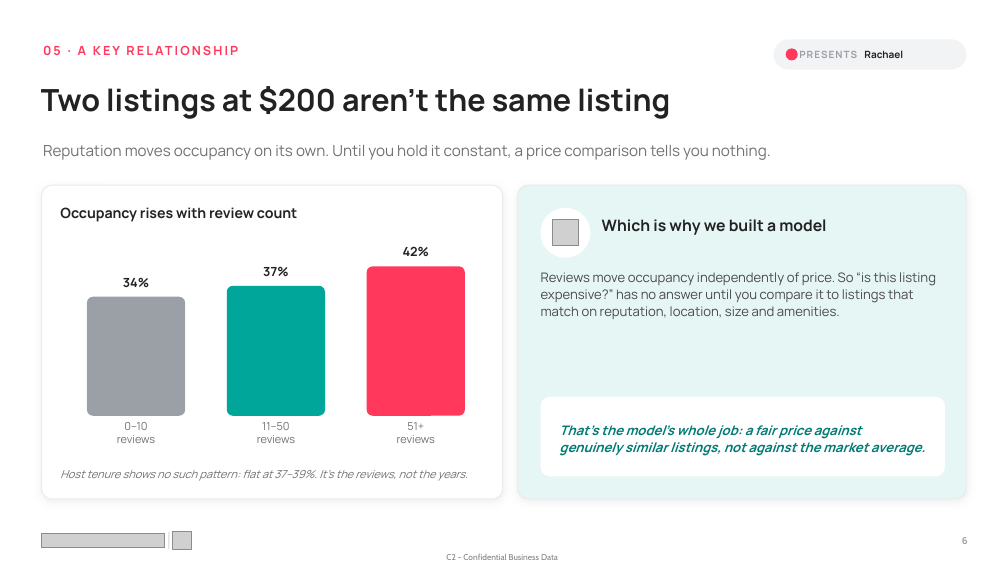
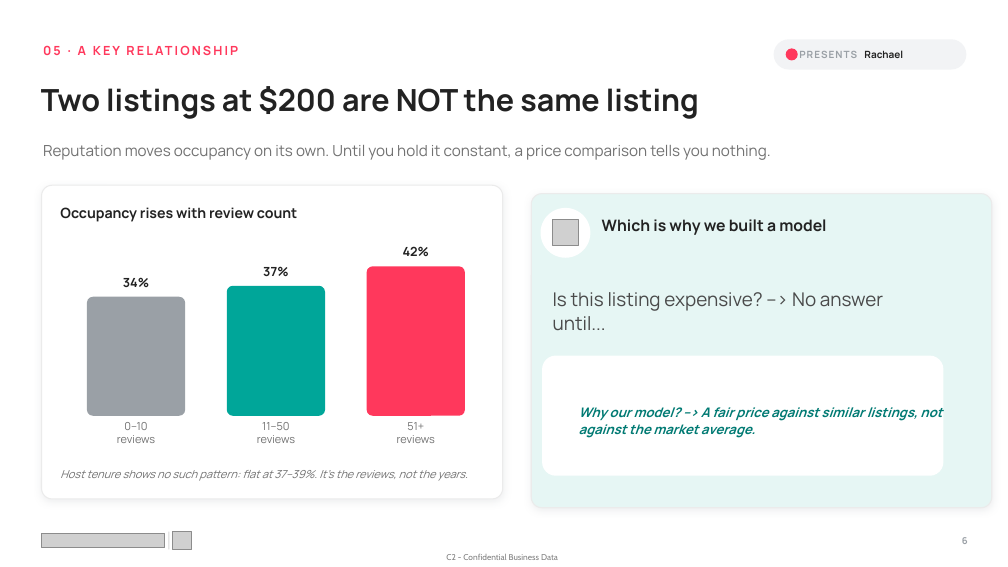
Before and after one commit to mkdn007/Cornell-Airbnb-Capstone, a slide deck: slide 6 of Airbnb Pricing Deck.pptx. Drawn at 1008x567 pixels with LibreOffice and Linux fonts; fonts in the diff are those of the drawing; grey boxes stand for pictures. Boxes give left, top, right and bottom in pixels: in the first picture for what was removed or moved away, otherwise in the second. Text is boxed around its words. In the diff, an @@ line names an element or a change of style, - is before the commit and + after.

```diff
--- a/Airbnb Pricing Deck.pptx
+++ b/Airbnb Pricing Deck.pptx
@@ text at (x1=41, y1=86, x2=699, y2=119): text changed @@
-Two listings at $200 aren’t the same listing
+Two listings at $200 are NOT the same listing
@@ rounded rectangle resized from (x1=518, y1=185, x2=966, y2=499) to (x1=532, y1=194, x2=992, y2=507) @@
@@ text at (x1=553, y1=292, x2=883, y2=330): text changed; size 12.5 to 18 pt @@
-Reviews move occupancy independently of price. So “is this listing expensive?” has no answer until you compare it to listings that match on reputation, location, size and amenities.
+Is this listing expensive? --> No answer until...
@@ rounded rectangle resized from (x1=541, y1=397, x2=945, y2=476) to (x1=542, y1=355, x2=944, y2=476) @@
@@ text at (x1=579, y1=407, x2=942, y2=438): text changed @@
-That’s the model’s whole job: a fair price against genuinely similar listings, not against the market average.
+Why our model? --> A fair price against similar listings, not against the market average.
```
Also in this commit, not shown: 9 other slides changed.
